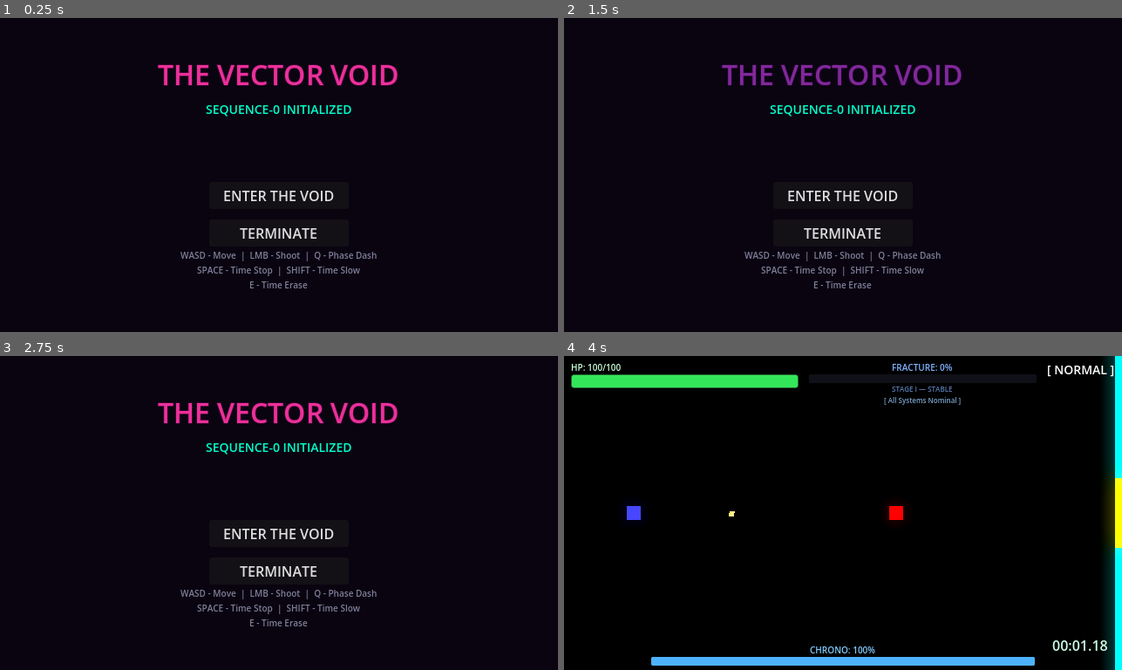
Above: before the commit, frames 1-4 (two rows, left to right).
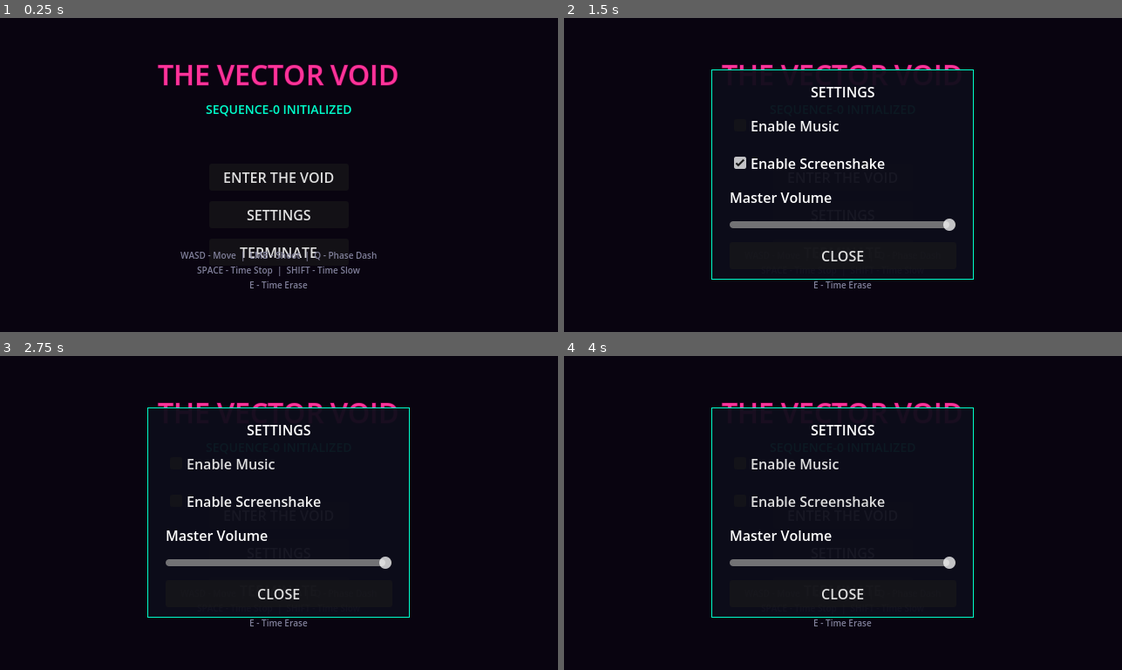
Above: after the commit, the same moments.

Repository: scarf-y/Polychron
Game: Godot game, scene res://scenes/ui/main_menu.tscn
Same seed, same stepped clock (60 frames per second), same inputs: the game is played once before the commit and once after it.
Inputs (mouse positions are in pixels of both pictures, inside the frame that each line leads up to):
- Up to frame 1 (0.25 s): no input
- Up to frame 2 (1.5 s): click (843, 212) at 0.5 s, where only the run after the commit has a clickable "SETTINGS"; click (843, 124) at 1.25 s, where only the run after the commit has a clickable "Enable Music"
- Up to frame 3 (2.75 s): click (279, 500) at 2 s, where only the run after the commit has a clickable "Enable Screenshake"
- Up to frame 4 (4 s): click "ENTER THE VOID" at 2.75 s; click (843, 516) at 3.5 s, where only the run after the commit has a clickable "ENTER THE VOID"

The runs differ from the first frame. In frame 1, 1.3% of the frame differs, in the area x 40-60%, y 49-77%; in frame 2, 5.4%; in frame 3, 5.1%; in frame 4, 39%, in the area x 1-100%, y 0-100%.

Commit message:
feat: add main menu music and settings system

Diff:
--- a/project.godot
+++ b/project.godot
@@ -19,6 +19,7 @@
 
 TimeManager="*res://scripts/time_manager.gd"
 GameJuice="*res://scripts/game_juice.gd"
+GlobalSettings="*res://scripts/global_settings.gd"
 
 [display]
 
--- a/scenes/ui/main_menu.tscn
+++ b/scenes/ui/main_menu.tscn
@@ -1,6 +1,7 @@
 [gd_scene load_steps=6 format=3]
 
 [ext_resource type="Script" path="res://scripts/main_menu.gd" id="1_script"]
+[ext_resource type="AudioStream" path="res://assets/audio/chrono break.mp3" id="2_audio"]
 
 [sub_resource type="LabelSettings" id="LabelSettings_title"]
 font_size = 32
@@ -88,6 +89,10 @@
 layout_mode = 2
 text = "ENTER THE VOID"
 
+[node name="SettingsButton" type="Button" parent="VBoxContainer"]
+layout_mode = 2
+text = "SETTINGS"
+
 [node name="QuitButton" type="Button" parent="VBoxContainer"]
 layout_mode = 2
 text = "TERMINATE"
@@ -108,3 +113,70 @@
 SPACE - Time Stop  |  SHIFT - Time Slow
 E - Time Erase"
 label_settings = SubResource("LabelSettings_controls")
+
+[node name="BGMPlayer" type="AudioStreamPlayer" parent="."]
+stream = ExtResource("2_audio")
+autoplay = true
+bus = &"Master"
+
+[node name="SettingsPanel" type="ColorRect" parent="."]
+visible = false
+layout_mode = 1
+anchors_preset = 8
+anchor_left = 0.5
+anchor_top = 0.5
+anchor_right = 0.5
+anchor_bottom = 0.5
+offset_left = -150.0
+offset_top = -120.0
+offset_right = 150.0
+offset_bottom = 120.0
+color = Color(0.05, 0.05, 0.1, 0.95)
+
+[node name="Border" type="ReferenceRect" parent="SettingsPanel"]
+layout_mode = 1
+anchors_preset = 15
+anchor_right = 1.0
+anchor_bottom = 1.0
+border_color = Color(0, 1, 0.8, 1)
+editor_only = false
+
+[node name="VBox" type="VBoxContainer" parent="SettingsPanel"]
+layout_mode = 1
+anchors_preset = 15
+anchor_right = 1.0
+anchor_bottom = 1.0
+offset_left = 20.0
+offset_top = 20.0
+offset_right = -20.0
+offset_bottom = -20.0
+theme_override_constants/separation = 12
+
+[node name="Title" type="Label" parent="SettingsPanel/VBox"]
+layout_mode = 2
+text = "SETTINGS"
+horizontal_alignment = 1
+
+[node name="MusicCheck" type="CheckBox" parent="SettingsPanel/VBox"]
+layout_mode = 2
+text = "Enable Music"
+button_pressed = true
+
+[node name="ShakeCheck" type="CheckBox" parent="SettingsPanel/VBox"]
+layout_mode = 2
+text = "Enable Screenshake"
+button_pressed = true
+
+[node name="VolLabel" type="Label" parent="SettingsPanel/VBox"]
+layout_mode = 2
+text = "Master Volume"
+
+[node name="VolSlider" type="HSlider" parent="SettingsPanel/VBox"]
+layout_mode = 2
+max_value = 1.0
+step = 0.05
+value = 1.0
+
+[node name="CloseSettings" type="Button" parent="SettingsPanel/VBox"]
+layout_mode = 2
+text = "CLOSE"
--- a/scripts/game_juice.gd
+++ b/scripts/game_juice.gd
@@ -47,6 +47,8 @@
 # SCREEN SHAKE
 # =========================
 func screen_shake(intensity: float = 4.0, x_bias: float = 1.5) -> void:
+	if not GlobalSettings.screenshake_enabled:
+		return
 	_shake_intensity = intensity
 
 	var viewport := get_viewport()
--- /dev/null
+++ b/scripts/global_settings.gd
@@ -0,0 +1,11 @@
+extends Node
+
+var music_enabled: bool = true
+var master_volume: float = 1.0 # 0.0 to 1.0
+var screenshake_enabled: bool = true
+
+# It could be useful to convert volume (0.0 to 1.0) to linear Decibels for AudioStreamPlayer.
+func get_volume_db() -> float:
+	if master_volume <= 0.001:
+		return -80.0
+	return linear_to_db(master_volume)
--- a/scripts/main_menu.gd
+++ b/scripts/main_menu.gd
@@ -4,17 +4,66 @@
 ## Title, Start, and Quit buttons.
 
 @onready var start_button: Button = $VBoxContainer/StartButton
+@onready var settings_button: Button = $VBoxContainer/SettingsButton
 @onready var quit_button: Button = $VBoxContainer/QuitButton
+
+@onready var settings_panel: ColorRect = $SettingsPanel
+@onready var close_settings_btn: Button = $SettingsPanel/VBox/CloseSettings
+@onready var music_check: CheckBox = $SettingsPanel/VBox/MusicCheck
+@onready var shake_check: CheckBox = $SettingsPanel/VBox/ShakeCheck
+@onready var vol_slider: HSlider = $SettingsPanel/VBox/VolSlider
+
+@onready var bgm_player: AudioStreamPlayer = $BGMPlayer
+
 @onready var title_label: Label = $TitleLabel
 @onready var subtitle_label: Label = $SubtitleLabel
 
 func _ready() -> void:
 	start_button.pressed.connect(_on_start_pressed)
+	settings_button.pressed.connect(_on_settings_pressed)
 	quit_button.pressed.connect(_on_quit_pressed)
+
+	close_settings_btn.pressed.connect(_on_close_settings)
+	music_check.toggled.connect(_on_music_toggled)
+	shake_check.toggled.connect(_on_shake_toggled)
+	vol_slider.value_changed.connect(_on_volume_changed)
+
+	_load_settings()
 
 	# Ensure time is normal when returning to menu
 	Engine.time_scale = 1.0
 	TimeManager.game_is_active = false
+
+func _load_settings() -> void:
+	music_check.set_pressed_no_signal(GlobalSettings.music_enabled)
+	shake_check.set_pressed_no_signal(GlobalSettings.screenshake_enabled)
+	vol_slider.set_value_no_signal(GlobalSettings.master_volume)
+	_apply_audio_settings()
+
+func _apply_audio_settings() -> void:
+	if GlobalSettings.music_enabled:
+		if not bgm_player.playing:
+			bgm_player.play()
+		bgm_player.volume_db = GlobalSettings.get_volume_db()
+	else:
+		bgm_player.stop()
+
+func _on_settings_pressed() -> void:
+	settings_panel.show()
+
+func _on_close_settings() -> void:
+	settings_panel.hide()
+
+func _on_music_toggled(toggled_on: bool) -> void:
+	GlobalSettings.music_enabled = toggled_on
+	_apply_audio_settings()
+
+func _on_shake_toggled(toggled_on: bool) -> void:
+	GlobalSettings.screenshake_enabled = toggled_on
+
+func _on_volume_changed(value: float) -> void:
+	GlobalSettings.master_volume = value
+	_apply_audio_settings()
 
 	# Animate title
 	_animate_title()
